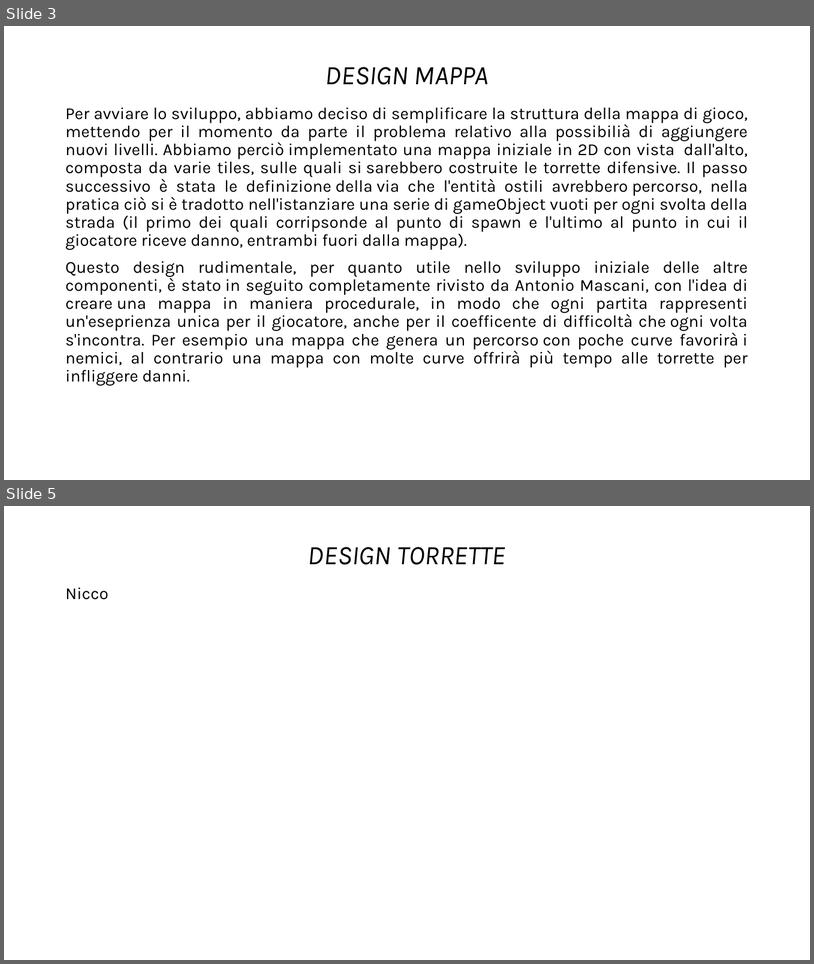
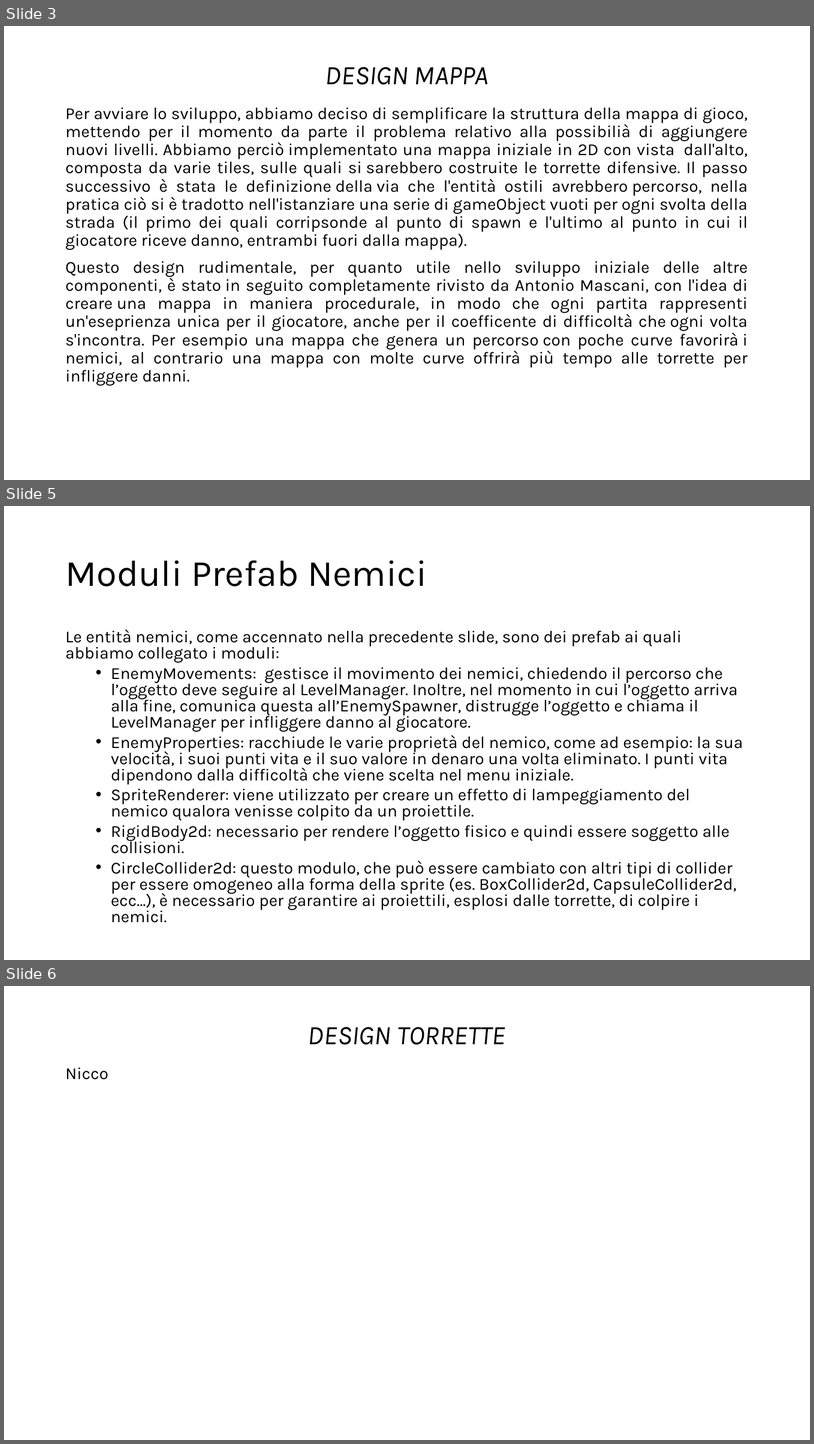
Before and after one commit to DheAnto/TowerDefence, a slide deck: Report Game Dev.pptx. Shown one above the other, each under a label of ours: slides 3 and 5 before the commit, slides 3, 5 and 6 after it; the slides between them are not shown. The pictures are 814x964 and 814x1444 pixels, drawn with LibreOffice and Linux fonts; fonts in the diff are those of the drawing. Boxes give left, top, right and bottom in pixels: in the first picture for what was removed or moved away, otherwise in the second. Text is boxed around its words. In the diff, an @@ line names an element or a change of style, - is before the commit and + after.

```diff
--- a/Report Game Dev.pptx
+++ b/Report Game Dev.pptx
@@ slide 5 added at (4, 506, 810, 960), background #FFFFFF @@
@@ title added at (65, 560, 428, 586), 44 pt, text #000000 @@
+Moduli Prefab Nemici
@@ text added at (65, 629, 743, 922), 20 pt, text #000000 @@
+Le entità nemici, come accennato nella precedente slide, sono dei prefab ai quali abbiamo collegato i moduli:
+  • EnemyMovements: gestisce il movimento dei nemici, chiedendo il percorso che l’oggetto deve seguire al LevelManager. Inoltre, nel momento in cui l’oggetto arriva alla fine, comunica questa all’EnemySpawner, distrugge l’oggetto e chiama il LevelManager per infliggere danno al giocatore.
+  • EnemyProperties: racchiude le varie proprietà del nemico, come ad esempio: la sua velocità, i suoi punti vita e il suo valore in denaro una volta eliminato. I punti vita dipendono dalla difficoltà che viene scelta nel menu iniziale.
+  • SpriteRenderer: viene utilizzato per creare un effetto di lampeggiamento del nemico qualora venisse colpito da un proiettile.
+  • RigidBody2d: necessario per rendere l’oggetto fisico e quindi essere soggetto alle collisioni.
+  • CircleCollider2d: questo modulo, che può essere cambiato con altri tipi di collider per essere omogeneo alla forma della sprite (es. BoxCollider2d, CapsuleCollider2d, ecc…), è necessario per garantire ai proiettili, esplosi dalle torrette, di colpire i nemici.
@@ what was slide 5 is now slide 6 @@
```
Also in this commit, not shown: 3 slides changed, 1 other slide added, 4 other files.
